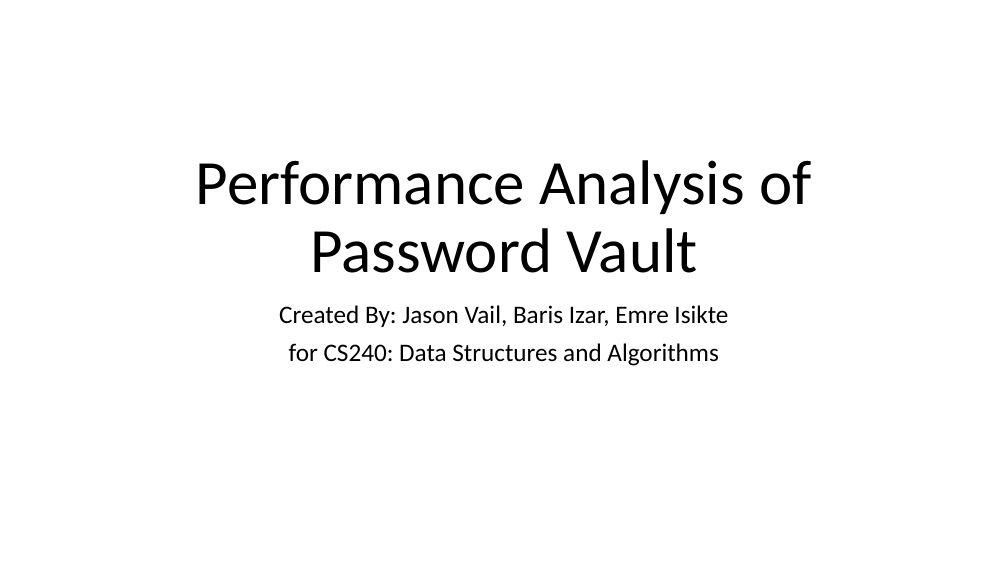
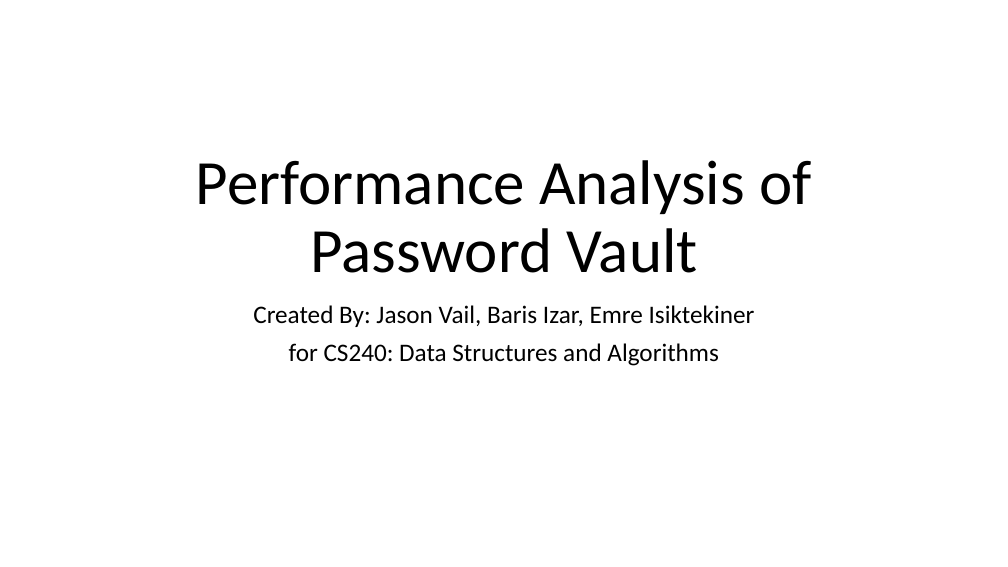
Before and after one commit to jpvail/PasswordVault, a slide deck: slide 1 of PreformanceAnalysis.pptx. Drawn at 1008x567 pixels with LibreOffice and Linux fonts; fonts in the diff are those of the drawing. Boxes give left, top, right and bottom in pixels: in the first picture for what was removed or moved away, otherwise in the second. Text is boxed around its words. In the diff, an @@ line names an element or a change of style, - is before the commit and + after.

Commit message:
fix slide

```diff
--- a/PreformanceAnalysis.pptx
+++ b/PreformanceAnalysis.pptx
@@ subtitle at (253,305,755,327): text changed @@
-Created By: Jason Vail, Baris Izar, Emre Isikte
+Created By: Jason Vail, Baris Izar, Emre Isiktekiner
```
